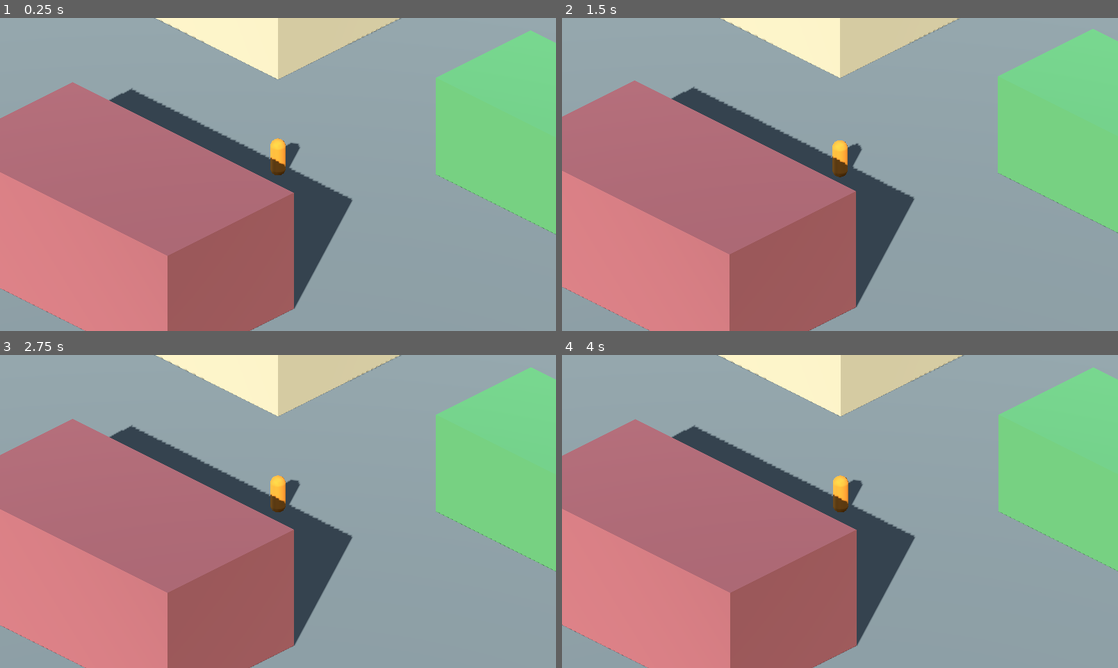
Above: before the commit, frames 1-4 (two rows, left to right).
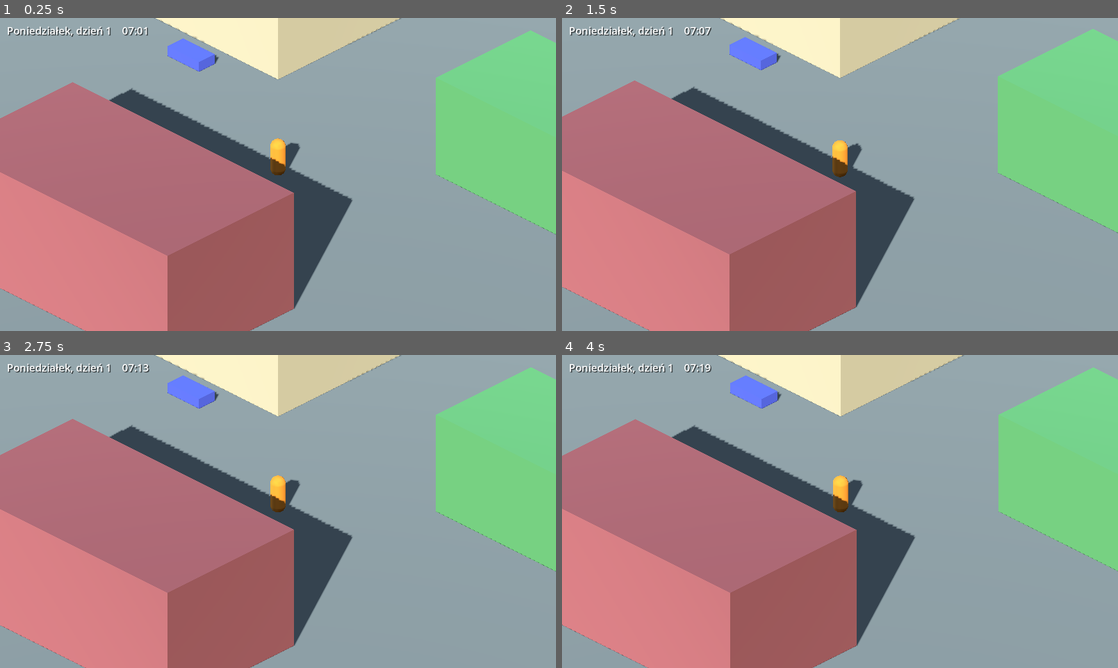
Above: after the commit, the same moments.

Repository: LukaszTM/Socjalism-Life
Game: Godot game, scene res://sceny/swiat.tscn
Same seed, same stepped clock (60 frames per second), same inputs: the game is played once before the commit and once after it.
Inputs:
- Up to frame 1 (0.25 s): no input
- Up to frame 2 (1.5 s): hold E (interakcja, bound only after the commit) 0.53-1.28 s; tap S (ruch_dol) at 1.35 s
- Up to frame 3 (2.75 s): tap E (interakcja, bound only after the commit) at 1.55 s; hold E (interakcja, bound only after the commit) from 2.03 s (still down); tap W (ruch_gora) at 2.1 s
- Up to frame 4 (4 s): release E (interakcja, bound only after the commit) at 2.78 s; tap A (ruch_lewo) at 2.85 s; tap E (interakcja, bound only after the commit) at 3.05 s; hold E (interakcja, bound only after the commit) from 3.53 s (still down); tap D (ruch_prawo) at 3.6 s

The runs differ from the first frame. In frame 1, 1.0% of the frame differs, in the area x 1-40%, y 2-18%; in frame 2, 1.0%, in the area x 1-40%, y 2-17%; in frame 3, 0.9%; in frame 4, 1.0%.

Commit message:
Etap 2: zegar, dzien, HUD i system interakcji
- skrypty/zegar.gd + sceny/zegar.tscn jako autoload Zegar: godzina, minuta,
  dzien tygodnia, numer dnia, sygnaly minuta_minela/godzina_minela/dzien_minal,
  dlugosc dnia jako @export (5 minut), przewijanie czasu do podanej godziny
- ui/hud.tscn + skrypty/hud.gd: napis z dniem i godzina, podpowiedz interakcji
- skrypty/interakcja.gd: komponent Area3D "mozna uzyc" z sygnalem uzyto
- skrypty/wykrywacz_interakcji.gd na graczu: najblizszy obiekt, klawisz E
- sceny/lozko.tscn + skrypty/lozko.gd: sen przewija zegar do 7:00
- akcja interakcja (E), nazwy warstw fizyki, odhaczony Etap 2 w PLAN.md
- POMYSLY.md: pomysl na folder z testami headless

Co-Authored-By: Claude Fable 5.1 <noreply@anthropic.com>
Claude-Session: https://claude.ai/code/session_01K1QBnTTBTe3nMqwptEJWrm

Diff:
--- a/project.godot
+++ b/project.godot
@@ -11,6 +11,10 @@
 config/features=PackedStringArray("4.7", "Forward Plus")
 run/main_scene="res://sceny/swiat.tscn"
 config/icon="res://icon.svg"
+
+[autoload]
+
+Zegar="*res://sceny/zegar.tscn"
 
 [display]
 
@@ -40,6 +44,16 @@
 , Object(InputEventKey,"resource_local_to_scene":false,"resource_name":"","device":-1,"window_id":0,"alt_pressed":false …(187 unchanged characters)…
 }
 
+interakcja={
+"deadzone": 0.2,
+"events": [Object(InputEventKey,"resource_local_to_scene":false,"resource_name":"","device":-1,"window_id":0,"alt_pressed":false,"shift_pressed":false,"ctrl_pressed":false,"meta_pressed":false,"pressed":false,"keycode":0,"physical_keycode":69,"key_label":0,"unicode":0,"location":0,"echo":false,"script":null)]
+}
+
+[layer_names]
+
+3d_physics/layer_1="swiat"
+3d_physics/layer_2="interakcje"
+
 [rendering]
 
 ; Cienie z światła kierunkowego - potrzebne w Etapie 1 (podłoga + budynki).
--- a/sceny/gracz.tscn
+++ b/sceny/gracz.tscn
@@ -1,6 +1,7 @@
-[gd_scene load_steps=5 format=3]
+[gd_scene load_steps=7 format=3]
 
 [ext_resource type="Script" path="res://skrypty/gracz.gd" id="1_gracz"]
+[ext_resource type="Script" path="res://skrypty/wykrywacz_interakcji.gd" id="2_wykrywacz"]
 
 [sub_resource type="CapsuleShape3D" id="CapsuleShape3D_gracz"]
 radius = 0.35
@@ -13,6 +14,9 @@
 [sub_resource type="StandardMaterial3D" id="StandardMaterial3D_gracz"]
 albedo_color = Color(0.9, 0.55, 0.15, 1)
 
+[sub_resource type="SphereShape3D" id="SphereShape3D_zasieg"]
+radius = 1.2
+
 [node name="Gracz" type="CharacterBody3D"]
 script = ExtResource("1_gracz")
 
@@ -24,3 +28,13 @@
 transform = Transform3D(1, 0, 0, 0, 1, 0, 0, 0, 1, 0, 0.9, 0)
 mesh = SubResource("CapsuleMesh_gracz")
 surface_material_override/0 = SubResource("StandardMaterial3D_gracz")
+
+[node name="Wykrywacz" type="Area3D" parent="."]
+transform = Transform3D(1, 0, 0, 0, 1, 0, 0, 0, 1, 0, 0.9, 0)
+collision_layer = 0
+collision_mask = 2
+monitorable = false
+script = ExtResource("2_wykrywacz")
+
+[node name="Zasieg" type="CollisionShape3D" parent="Wykrywacz"]
+shape = SubResource("SphereShape3D_zasieg")
--- /dev/null
+++ b/sceny/lozko.tscn
@@ -0,0 +1,32 @@
+[gd_scene load_steps=5 format=3]
+
+[ext_resource type="Script" path="res://skrypty/lozko.gd" id="1_lozko"]
+[ext_resource type="Script" path="res://skrypty/interakcja.gd" id="2_interakcja"]
+
+[sub_resource type="StandardMaterial3D" id="StandardMaterial3D_lozko"]
+albedo_color = Color(0.3, 0.35, 0.75, 1)
+
+[sub_resource type="BoxShape3D" id="BoxShape3D_zasieg"]
+size = Vector3(3.5, 2, 2.5)
+
+[node name="Lozko" type="Node3D"]
+script = ExtResource("1_lozko")
+
+[node name="Wyglad" type="CSGBox3D" parent="."]
+transform = Transform3D(1, 0, 0, 0, 1, 0, 0, 0, 1, 0, 0.25, 0)
+use_collision = true
+size = Vector3(2, 0.5, 1)
+material = SubResource("StandardMaterial3D_lozko")
+
+[node name="Interakcja" type="Area3D" parent="."]
+transform = Transform3D(1, 0, 0, 0, 1, 0, 0, 0, 1, 0, 1, 0)
+collision_layer = 2
+collision_mask = 0
+monitoring = false
+script = ExtResource("2_interakcja")
+nazwa_akcji = "Śpij"
+
+[node name="Zasieg" type="CollisionShape3D" parent="Interakcja"]
+shape = SubResource("BoxShape3D_zasieg")
+
+[connection signal="uzyto" from="Interakcja" to="." method="_na_uzycie"]
--- a/sceny/swiat.tscn
+++ b/sceny/swiat.tscn
@@ -1,7 +1,9 @@
-[gd_scene load_steps=9 format=3]
+[gd_scene load_steps=11 format=3]
 
 [ext_resource type="PackedScene" path="res://sceny/gracz.tscn" id="1_gracz"]
 [ext_resource type="PackedScene" path="res://sceny/kamera.tscn" id="2_kamera"]
+[ext_resource type="PackedScene" path="res://sceny/lozko.tscn" id="3_lozko"]
+[ext_resource type="PackedScene" path="res://ui/hud.tscn" id="4_hud"]
 
 [sub_resource type="ProceduralSkyMaterial" id="ProceduralSkyMaterial_niebo"]
 sky_top_color = Color(0.45, 0.55, 0.7, 1)
@@ -71,7 +73,14 @@
 size = Vector3(1, 2, 1)
 material = SubResource("StandardMaterial3D_zaklad")
 
+[node name="Lozko" parent="." instance=ExtResource("3_lozko")]
+transform = Transform3D(1, 0, 0, 0, 1, 0, 0, 0, 1, -10, 0, -4.5)
+
 [node name="Gracz" parent="." instance=ExtResource("1_gracz")]
 
 [node name="Kamera" parent="." node_paths=PackedStringArray("cel") instance=ExtResource("2_kamera")]
 cel = NodePath("../Gracz")
+
+[node name="HUD" parent="." instance=ExtResource("4_hud")]
+
+[connection signal="cel_zmieniony" from="Gracz/Wykrywacz" to="HUD" method="pokaz_podpowiedz"]
--- /dev/null
+++ b/sceny/zegar.tscn
@@ -0,0 +1,6 @@
+[gd_scene load_steps=2 format=3]
+
+[ext_resource type="Script" path="res://skrypty/zegar.gd" id="1_zegar"]
+
+[node name="Zegar" type="Node"]
+script = ExtResource("1_zegar")
--- /dev/null
+++ b/skrypty/hud.gd
@@ -0,0 +1,25 @@
+extends CanvasLayer
+## Nakładka na ekran: dzień i godzina w rogu oraz podpowiedź interakcji na dole.
+## HUD tylko wyświetla; o zmianach dowiaduje się z sygnałów, sam nic nie liczy.
+
+@onready var etykieta_czasu: Label = %EtykietaCzasu
+@onready var etykieta_podpowiedzi: Label = %EtykietaPodpowiedzi
+
+
+func _ready() -> void:
+	Zegar.minuta_minela.connect(_odswiez_czas)
+	_odswiez_czas(Zegar.godzina(), Zegar.minuta())
+	etykieta_podpowiedzi.hide()
+
+
+func _odswiez_czas(_godzina: int, _minuta: int) -> void:
+	etykieta_czasu.text = "%s, dzień %d    %s" % [Zegar.nazwa_dnia(), Zegar.numer_dnia, Zegar.tekst_godziny()]
+
+
+## Podłączone w scenie świata do sygnału `cel_zmieniony` wykrywacza na graczu.
+func pokaz_podpowiedz(cel: Interakcja) -> void:
+	if cel == null:
+		etykieta_podpowiedzi.hide()
+		return
+	etykieta_podpowiedzi.text = "E: %s" % cel.nazwa_akcji
+	etykieta_podpowiedzi.show()
--- /dev/null
+++ b/skrypty/interakcja.gd
@@ -0,0 +1,16 @@
+class_name Interakcja
+extends Area3D
+## Komponent „można tego użyć". Doczepiany jako dziecko do łóżka, drzwi, lady itd.
+## Sam nic nie robi: tylko zgłasza sygnałem, że gracz go użył. Co się wtedy dzieje,
+## decyduje właściciel (np. łóżko przewija czas). Dzięki temu jeden skrypt obsłuży
+## wszystkie obiekty interakcji w grze.
+
+## Wysyłany, gdy gracz wciśnie klawisz interakcji przy tym obiekcie.
+signal uzyto
+
+## Tekst podpowiedzi na ekranie, np. „Śpij", „Kup", „Pogadaj".
+@export var nazwa_akcji: String = "Użyj"
+
+
+func uzyj() -> void:
+	uzyto.emit()
--- /dev/null
+++ b/skrypty/lozko.gd
@@ -0,0 +1,10 @@
+extends Node3D
+## Łóżko: po użyciu przewija zegar do rana.
+
+## O której wstajemy po śnie.
+@export_range(0, 23) var godzina_pobudki: int = 7
+
+
+## Podłączone w scenie do sygnału `uzyto` komponentu Interakcja.
+func _na_uzycie() -> void:
+	Zegar.przewin_do_godziny(godzina_pobudki)
--- /dev/null
+++ b/skrypty/wykrywacz_interakcji.gd
@@ -0,0 +1,55 @@
+class_name WykrywaczInterakcji
+extends Area3D
+## Siedzi na graczu i pilnuje, które obiekty interakcji są w zasięgu.
+## Wybiera najbliższy i zgłasza go sygnałem (HUD pokazuje podpowiedź),
+## a po wciśnięciu klawisza interakcji każe mu się „użyć".
+
+## Wysyłany, gdy zmienia się najbliższy obiekt. `null` oznacza, że nic nie ma w zasięgu.
+signal cel_zmieniony(cel: Interakcja)
+
+var _w_zasiegu: Array[Interakcja] = []
+var _cel: Interakcja = null
+
+
+func _ready() -> void:
+	area_entered.connect(_na_wejscie)
+	area_exited.connect(_na_wyjscie)
+
+
+func _physics_process(_delta: float) -> void:
+	var najblizszy: Interakcja = _znajdz_najblizszy()
+	if najblizszy != _cel:
+		_cel = najblizszy
+		cel_zmieniony.emit(_cel)
+
+
+func _unhandled_input(zdarzenie: InputEvent) -> void:
+	if _cel != null and zdarzenie.is_action_pressed("interakcja"):
+		_cel.uzyj()
+		# Oznaczamy zdarzenie jako obsłużone, żeby nikt inny nie zareagował na to samo E.
+		get_viewport().set_input_as_handled()
+
+
+func _na_wejscie(obszar: Area3D) -> void:
+	# Do zasięgu mogą wejść różne Area3D; interesują nas tylko te z komponentem Interakcja.
+	if obszar is Interakcja:
+		_w_zasiegu.append(obszar)
+
+
+func _na_wyjscie(obszar: Area3D) -> void:
+	if obszar is Interakcja:
+		_w_zasiegu.erase(obszar)
+
+
+func _znajdz_najblizszy() -> Interakcja:
+	var najblizszy: Interakcja = null
+	var najmniejsza_odleglosc: float = INF
+	for interakcja: Interakcja in _w_zasiegu:
+		# Obiekt mógł zostać usunięty ze sceny, zanim fizyka zgłosiła jego wyjście.
+		if not is_instance_valid(interakcja):
+			continue
+		var odleglosc: float = global_position.distance_squared_to(interakcja.global_position)
+		if odleglosc < najmniejsza_odleglosc:
+			najmniejsza_odleglosc = odleglosc
+			najblizszy = interakcja
+	return najblizszy
--- /dev/null
+++ b/skrypty/zegar.gd
@@ -0,0 +1,95 @@
+extends Node
+## Zegar gry (autoload `Zegar`): liczy czas, dni i wysyła sygnały o jego upływie.
+## Jest autoloadem, żeby przetrwał zmianę sceny i był dostępny z każdego skryptu.
+
+## Wysyłany po każdej pełnej minucie gry (HUD odświeża po nim napis).
+signal minuta_minela(godzina: int, minuta: int)
+## Wysyłany po każdej pełnej godzinie gry (przyda się potrzebom i dostawom).
+signal godzina_minela(godzina: int)
+## Wysyłany o północy, gdy zaczyna się nowy dzień.
+signal dzien_minal(numer_dnia: int)
+
+const MINUT_W_GODZINIE: int = 60
+const MINUT_W_DNIU: int = 24 * MINUT_W_GODZINIE
+const NAZWY_DNI: Array[String] = [
+	"Poniedziałek", "Wtorek", "Środa", "Czwartek", "Piątek", "Sobota", "Niedziela",
+]
+
+## Ile prawdziwych sekund trwa jeden dzień gry. Na start 5 minut.
+@export_range(10.0, 3600.0, 1.0, "suffix:s") var dlugosc_dnia_sekundy: float = 300.0
+## O której zaczyna się gra pierwszego dnia.
+@export_range(0, 23) var godzina_startowa: int = 7
+
+## Numer dnia od początku gry (1 = pierwszy dzień). Tydzień to dni 1-7.
+var numer_dnia: int = 1
+## Można zatrzymać czas, np. gdy otwarte jest okno rozmowy albo plecaka.
+var plynie: bool = true
+
+## Ile minut gry minęło od północy, z ułamkiem. Jedna liczba zamiast osobnych
+## godzin i minut upraszcza liczenie: godzinę i minutę wyliczamy z niej na żądanie.
+var _minuty_dnia: float = 0.0
+
+
+func _ready() -> void:
+	_minuty_dnia = godzina_startowa * MINUT_W_GODZINIE
+
+
+func _process(delta: float) -> void:
+	if not plynie:
+		return
+	# Proporcja: cały dzień (1440 minut) ma minąć w `dlugosc_dnia_sekundy` sekund.
+	_dodaj_minuty(delta * MINUT_W_DNIU / dlugosc_dnia_sekundy)
+
+
+func godzina() -> int:
+	return int(_minuty_dnia) / MINUT_W_GODZINIE
+
+
+func minuta() -> int:
+	return int(_minuty_dnia) % MINUT_W_GODZINIE
+
+
+func nazwa_dnia() -> String:
+	return NAZWY_DNI[(numer_dnia - 1) % NAZWY_DNI.size()]
+
+
+func tekst_godziny() -> String:
+	return "%02d:%02d" % [godzina(), minuta()]
+
+
+## Przewija czas do najbliższej podanej godziny (zawsze do przodu).
+## Jeśli ta godzina dziś już minęła, trafiamy na jutro. Zwraca liczbę przewiniętych minut.
+func przewin_do_godziny(godzina_docelowa: int) -> int:
+	var teraz: int = int(_minuty_dnia)
+	var cel: int = godzina_docelowa * MINUT_W_GODZINIE
+	var ile: int = cel - teraz
+	if ile <= 0:
+		ile += MINUT_W_DNIU
+	# Odejmujemy ułamek bieżącej minuty, żeby wylądować dokładnie na pełnej godzinie.
+	_dodaj_minuty(float(ile) - (_minuty_dnia - teraz))
+	return ile
+
+
+## Przesuwa czas o podaną liczbę minut, wysyłając po drodze sygnały za każdą
+## pełną godzinę i każdą północ. Dzięki temu sen o 10 godzin „przeżywa" te godziny
+## tak samo jak zwykły upływ czasu, a inne systemy (głód, dostawy) o tym wiedzą.
+func _dodaj_minuty(ile: float) -> void:
+	var minuta_przed: int = int(_minuty_dnia)
+	var dzien_przed: int = numer_dnia
+	var pozostalo: float = ile
+	while pozostalo > 0.0:
+		var nastepna_pelna_godzina: int = (godzina() + 1) * MINUT_W_GODZINIE
+		var do_pelnej_godziny: float = nastepna_pelna_godzina - _minuty_dnia
+		if pozostalo < do_pelnej_godziny:
+			_minuty_dnia += pozostalo
+			break
+		# Wskakujemy dokładnie na pełną godzinę (bez błędów zaokrągleń liczb zmiennoprzecinkowych).
+		pozostalo -= do_pelnej_godziny
+		_minuty_dnia = nastepna_pelna_godzina
+		if _minuty_dnia >= MINUT_W_DNIU:
+			_minuty_dnia -= MINUT_W_DNIU
+			numer_dnia += 1
+			dzien_minal.emit(numer_dnia)
+		godzina_minela.emit(godzina())
+	if int(_minuty_dnia) != minuta_przed or numer_dnia != dzien_przed:
+		minuta_minela.emit(godzina(), minuta())
--- /dev/null
+++ b/ui/hud.tscn
@@ -0,0 +1,39 @@
+[gd_scene load_steps=2 format=3]
+
+[ext_resource type="Script" path="res://skrypty/hud.gd" id="1_hud"]
+
+[node name="HUD" type="CanvasLayer"]
+script = ExtResource("1_hud")
+
+[node name="EtykietaCzasu" type="Label" parent="."]
+unique_name_in_owner = true
+offset_left = 16.0
+offset_top = 12.0
+offset_right = 500.0
+offset_bottom = 44.0
+theme_override_colors/font_shadow_color = Color(0, 0, 0, 0.6)
+theme_override_constants/shadow_offset_x = 2
+theme_override_constants/shadow_offset_y = 2
+theme_override_font_sizes/font_size = 24
+text = "Poniedziałek, dzień 1    07:00"
+
+[node name="EtykietaPodpowiedzi" type="Label" parent="."]
+unique_name_in_owner = true
+anchors_preset = 7
+anchor_left = 0.5
+anchor_top = 1.0
+anchor_right = 0.5
+anchor_bottom = 1.0
+offset_left = -250.0
+offset_top = -72.0
+offset_right = 250.0
+offset_bottom = -32.0
+grow_horizontal = 2
+grow_vertical = 0
+theme_override_colors/font_shadow_color = Color(0, 0, 0, 0.6)
+theme_override_constants/shadow_offset_x = 2
+theme_override_constants/shadow_offset_y = 2
+theme_override_font_sizes/font_size = 28
+text = "E: Śpij"
+horizontal_alignment = 1
+vertical_alignment = 1
Not shown, added: skrypty/hud.gd.uid
Not shown, added: skrypty/interakcja.gd.uid
Not shown, added: skrypty/lozko.gd.uid
Not shown, added: skrypty/wykrywacz_interakcji.gd.uid
Not shown, added: skrypty/zegar.gd.uid
Not shown, changed: PLAN.md
Not shown, changed: POMYSLY.md
Not shown, removed: ui/.gitkeep
